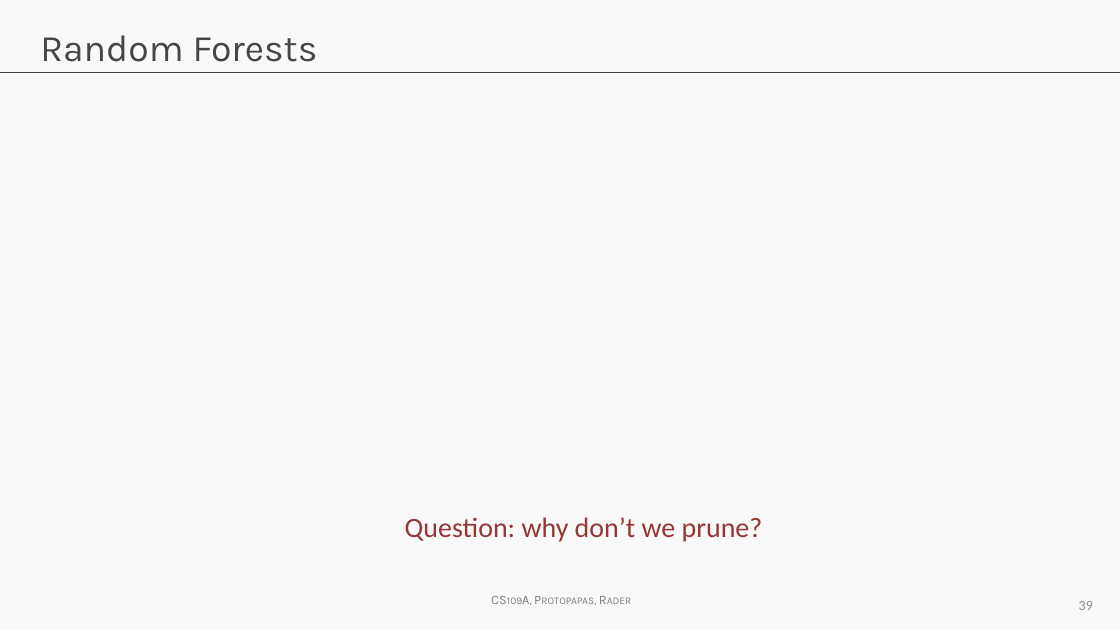
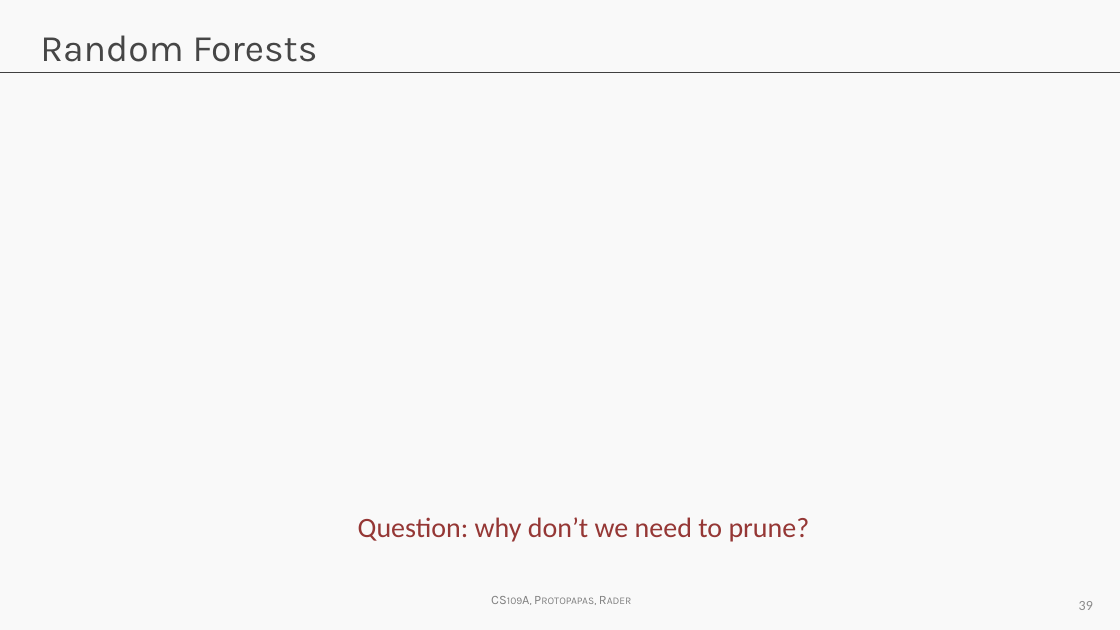
Before and after one commit to Harvard-IACS/2018-CS109A, a slide deck: slide 39 of content/a-sections/a-sec7/A-sec7_Slides.pptx. Drawn at 1120x630 pixels with LibreOffice and Linux fonts; fonts in the diff are those of the drawing; grey boxes stand for pictures; background and template pictures are left out. Boxes give left, top, right and bottom in pixels: in the first picture for what was removed or moved away, otherwise in the second. Text is boxed around its words. In the diff, an @@ line names an element or a change of style, - is before the commit and + after.

```diff
--- a/content/a-sections/a-sec7/A-sec7_Slides.pptx
+++ b/content/a-sections/a-sec7/A-sec7_Slides.pptx
@@ text at box(358, 517, 810, 542): text changed @@
-Question: why don’t we prune?
+Question: why don’t we need to prune?
```
Also in this commit, not shown: 2 other slides changed, 2 slides removed.
